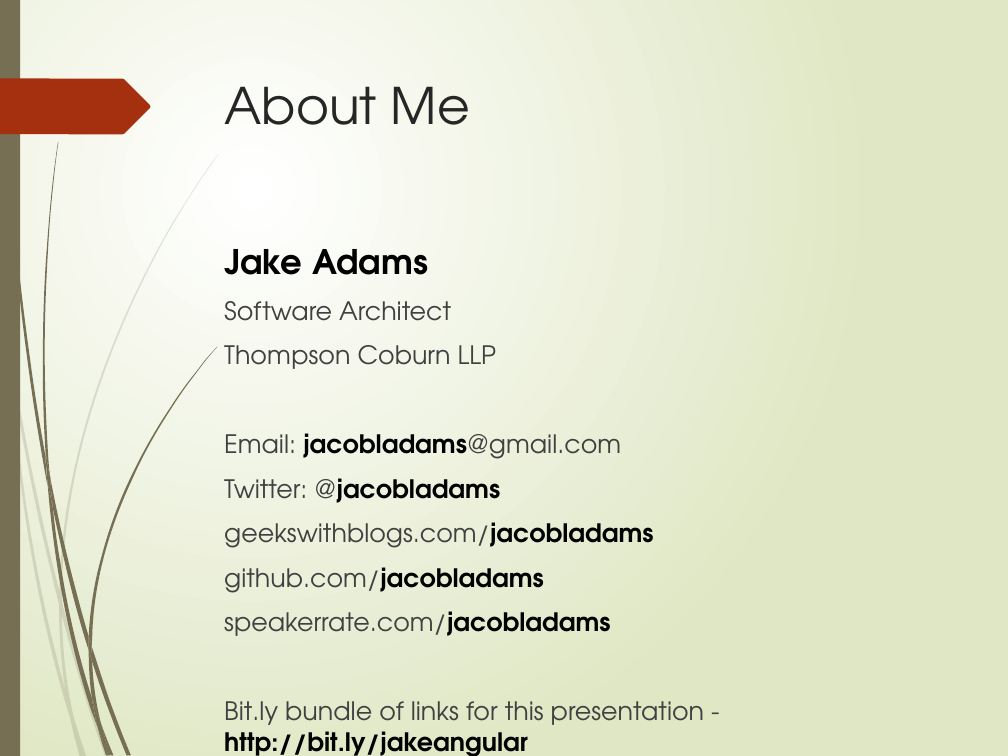
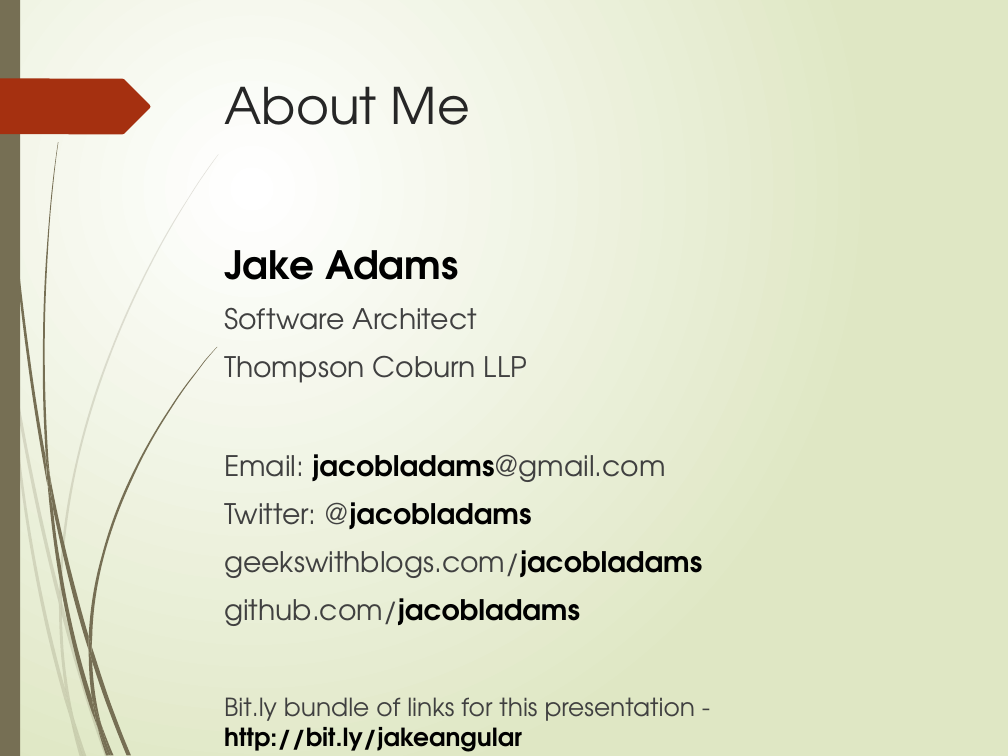
Before and after one commit to jacobladams/presentations, a slide deck: slide 5 of angular-js/Getting Started with AngularJS.pptx. Drawn at 1008x756 pixels with LibreOffice and Linux fonts; fonts in the diff are those of the drawing. Boxes give left, top, right and bottom in pixels: in the first picture for what was removed or moved away, otherwise in the second. Text is boxed around its words. In the diff, an @@ line names an element or a change of style, - is before the commit and + after.

```diff
--- a/angular-js/Getting Started with AngularJS.pptx
+++ b/angular-js/Getting Started with AngularJS.pptx
@@ text "Jake Adams" at (224,250,702,752): size 24.2 to 27.9 pt in "Jake Adams"; size 18.2 to 20.1 pt in "Software Architect", "Thompson Coburn LLP", "Email: jacobladams@gmail.com", "Twitter: @jacobladams" and 2 more places; size 18.2 to 17.8 pt in "Bit.ly bundle of links for this presentation ..." @@
@@ text at (224,611,610,636): paragraph removed @@
-speakerrate.com/jacobladams
```
Also in this commit, not shown: 1 other slide changed, 1 slide added.
